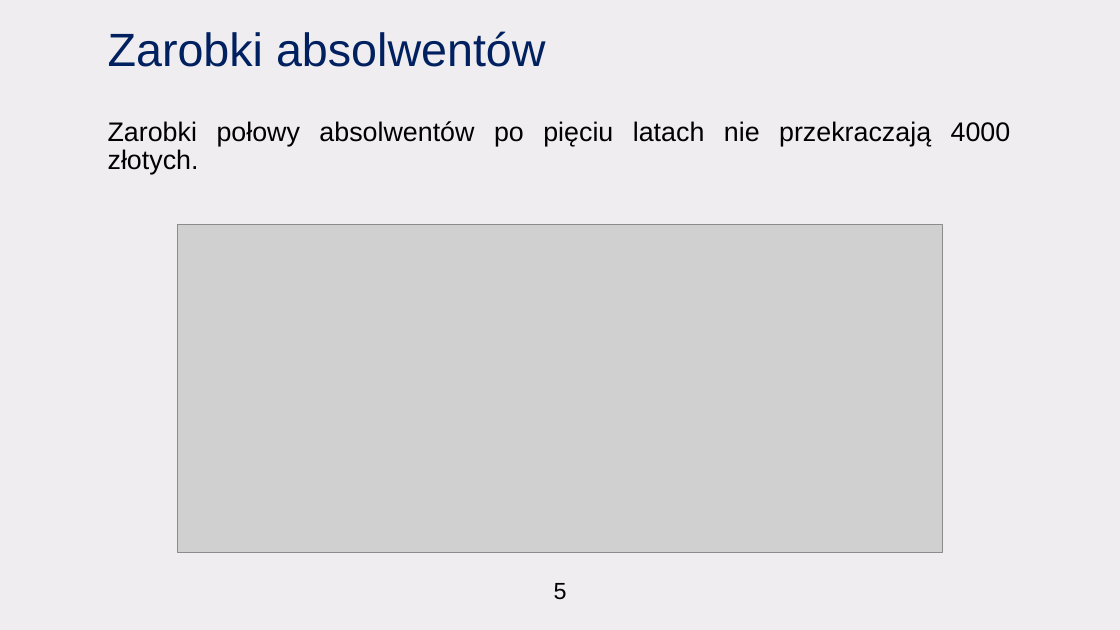
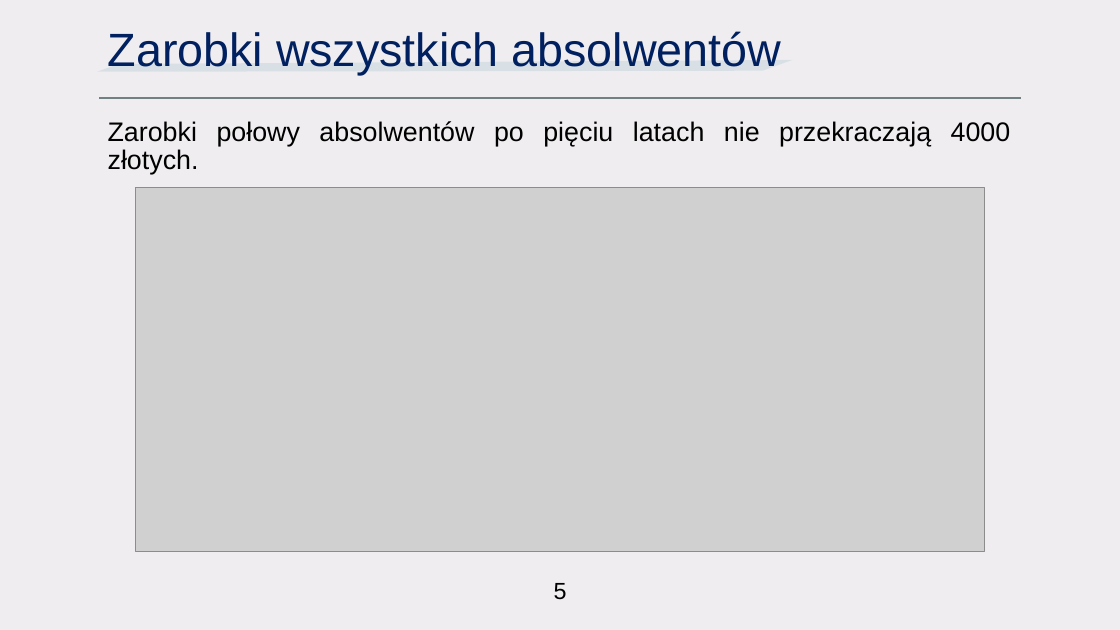
Before and after one commit to CptQuak/CasestudyGraduateEarnings, a slide deck: slide 6 of casestudy.pptx. Drawn at 1120x630 pixels with LibreOffice and Linux fonts; fonts in the diff are those of the drawing; grey boxes stand for pictures. Boxes give left, top, right and bottom in pixels: in the first picture for what was removed or moved away, otherwise in the second. Text is boxed around its words. In the diff, an @@ line names an element or a change of style, - is before the commit and + after.

```diff
--- a/casestudy.pptx
+++ b/casestudy.pptx
@@ title at (108, 31, 782, 75): text changed @@
-Zarobki absolwentów
+Zarobki wszystkich absolwentów
@@ freeform shape added at (97, 60, 792, 71), fill #C3D5DF at 50% opacity @@
@@ line added from (99, 97) to (1021, 97), #6F8183 1.75 pt @@
@@ picture: place and size @@
-picture at (177, 224, 943, 553)
+picture at (135, 187, 985, 552)
```
Also in this commit, not shown: 8 other slides changed, 3 slides added, 2 slides removed, 8 other files.
